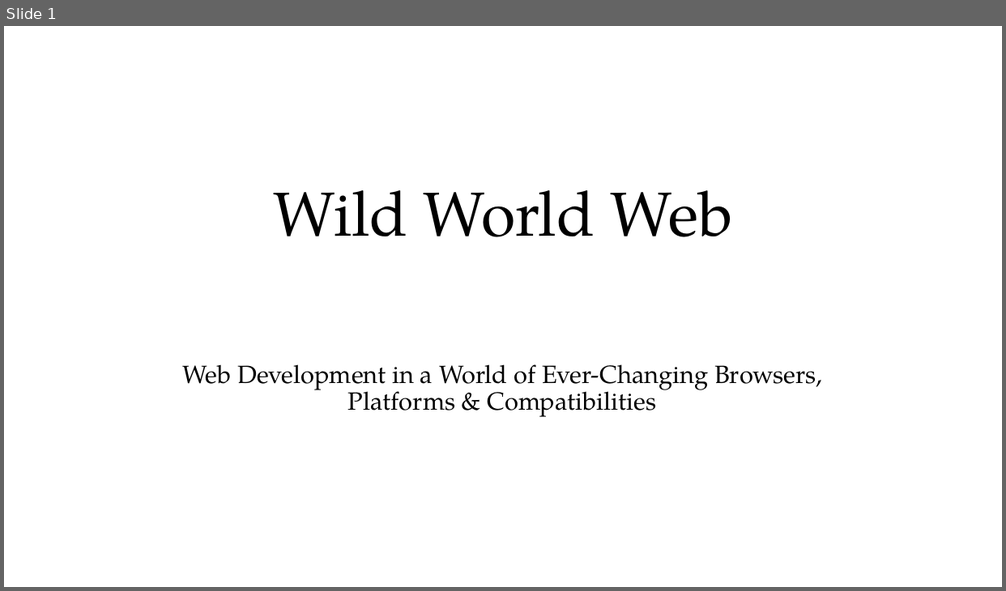
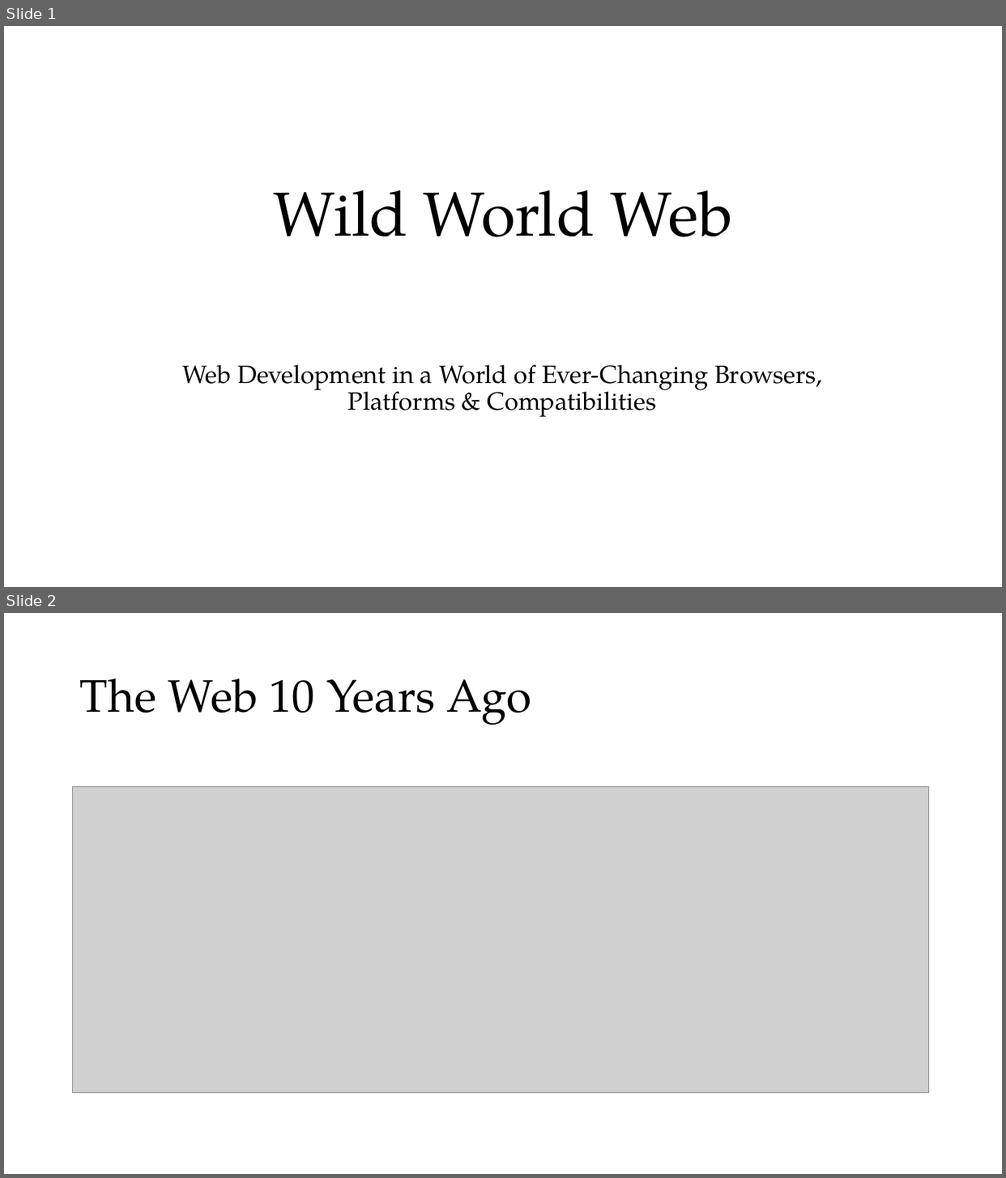
Before and after one commit to roblarsen/rob-larsen-presentations, a slide deck: wild-world-web.pptx. Shown one above the other, each under a label of ours: slide 1 before the commit, slides 1 and 2 after it. The pictures are 1006x591 and 1006x1178 pixels, drawn with LibreOffice and Linux fonts; fonts in the diff are those of the drawing; grey boxes stand for pictures; background and template pictures are left out. Boxes give left, top, right and bottom in pixels: in the first picture for what was removed or moved away, otherwise in the second. Text is boxed around its words. In the diff, an @@ line names an element or a change of style, - is before the commit and + after.

```diff
--- a/wild-world-web.pptx
+++ b/wild-world-web.pptx
@@ slide 2 added at (4,613,1002,1174), background picture (left out) @@
@@ title added at (80,679,532,725), 44 pt, text #000000 @@
+The Web 10 Years Ago
@@ picture added at (73,786,929,1093) @@
```
Also in this commit, not shown: 4 other slides added, 1 slide removed, 2 other files.
